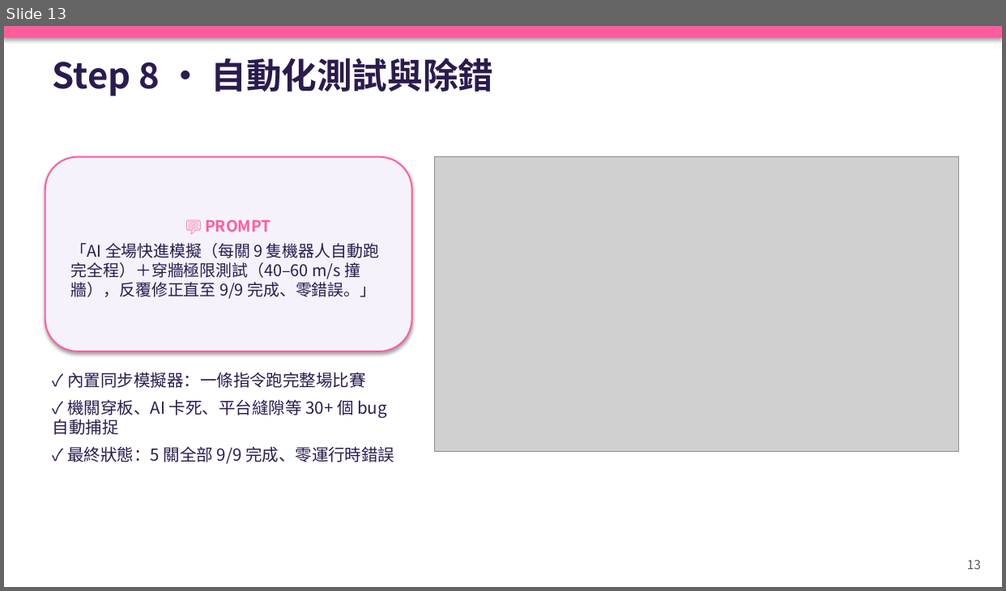
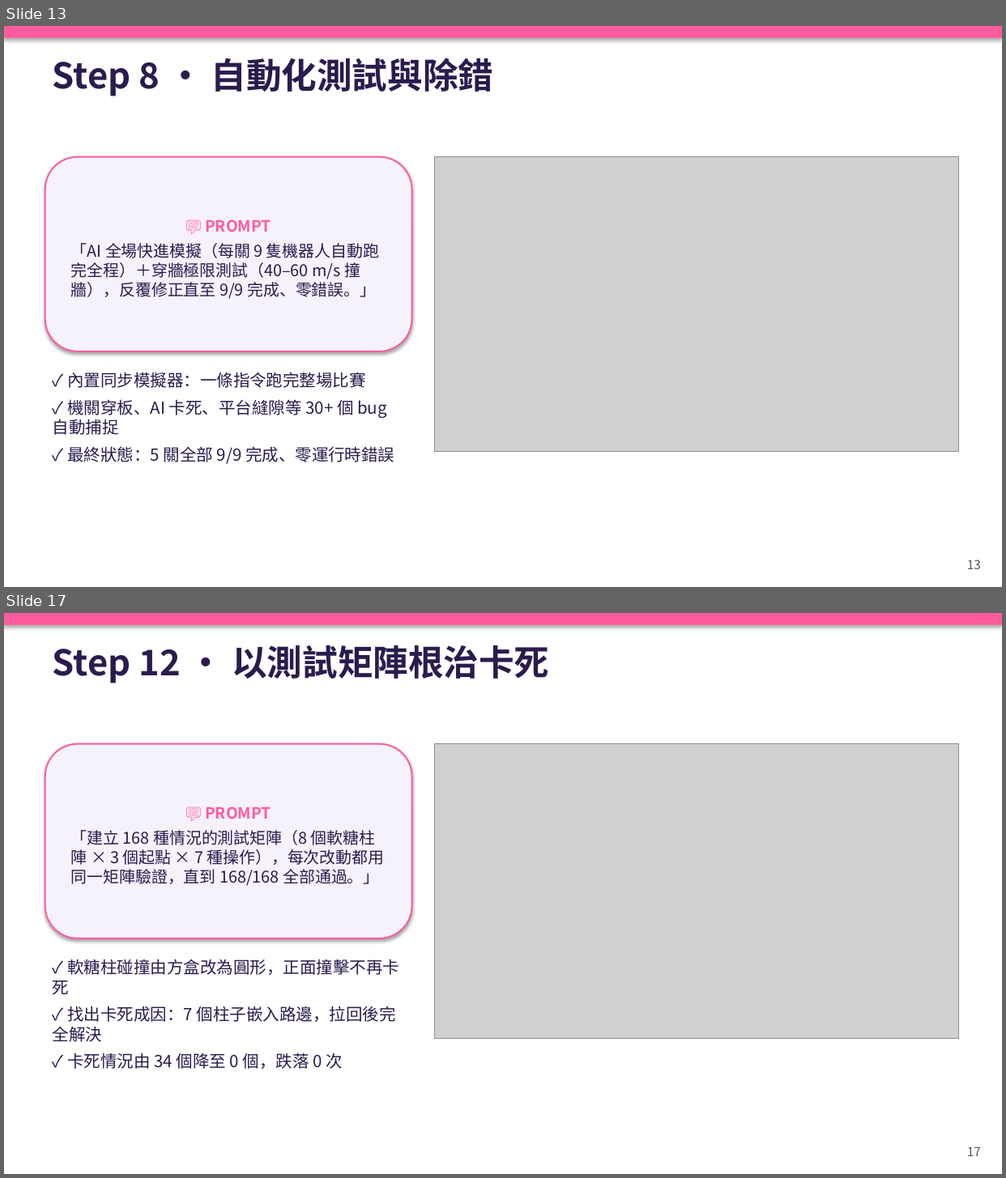
Before and after one commit to chengkaho98-svg/Mini3Dgame, a slide deck: 糖糖大亂鬥_AI開發Playbook.pptx. Shown one above the other, each under a label of ours: slide 13 before the commit, slides 13 and 17 after it; the slides between them are not shown. The pictures are 1006x591 and 1006x1178 pixels, drawn with LibreOffice and Linux fonts; fonts in the diff are those of the drawing; grey boxes stand for pictures. Boxes give left, top, right and bottom in pixels: in the first picture for what was removed or moved away, otherwise in the second. Text is boxed around its words. In the diff, an @@ line names an element or a change of style, - is before the commit and + after.

Commit message:
Fix edge-bumper wedge; cheaper split post FX; fairer win%; Playbook extended to 20 slides (ZH+EN)
Bumpers (E1)
- Root cause of the remaining 34 wedged cases: 7 bumpers stuck out past the
  road rail, so a player clamped on the rail touched the ball's outer face and
  the round push-out pinned them against the wall. Pulled them in so the ball
  edge sits ~0.3m inside the rail.
- Same 168-case matrix (8 clusters x 3 starts x 7 inputs): 134/168 -> 168/168,
  0 wedged, 0 falls. Average bumps through a cluster dropped (L1 c2: 9.5 -> 2.3).

Split-screen post FX (corrects an earlier claim)
- Measured properly with GPU sync: 4-view split with SSAO on every view was
  15.8ms, not the 60 FPS reported before. SSAO now runs only with up to 2
  views; 3-4 views keep bloom. 4-way split: 10.4ms (96 FPS on RTX 5070 Ti).

Win% (analytics.js)
- Softmax temperature now widens early and tightens late: mid-race nobody
  reads 0% (was 5 of 8 racers at 0% seconds after the start).
- Once someone has finished first, still-running racers can no longer show
  100% (only the winner keeps it).

Playbook: +5 steps (game feel, lighting/materials, outlines+split post FX,
test matrix, win% + local-LLM commentator), + analytics architecture diagram,
refreshed results. 14 -> 20 slides, ZH and EN. Visual gate 20/20 on both.
Step 9 and Step 12 reuse earlier screenshots.

Verified: bumper matrix 168/168; all 5 levels 9/9 bots; zero runtime errors.

```diff
--- a/糖糖大亂鬥_AI開發Playbook.pptx
+++ b/糖糖大亂鬥_AI開發Playbook.pptx
@@ slide 17 added at (4, 613, 1002, 1174), background #FFFFFF @@
@@ rectangle added at (4, 613, 1002, 625), fill #FF5C9D @@
@@ text added at (53, 645, 549, 683), 34 pt, text #2B1B4E, bold @@
+Step 12 · 以測試矩陣根治卡死
@@ rounded rectangle added at (45, 744, 412, 939), fill #F6F2FC, outline #FF5C9D 1.5 pt, 15.5 pt, text #2B1B4E @@
+💬 PROMPT
+「建立 168 種情況的測試矩陣（8 個軟糖柱陣 × 3 個起點 × 7 種操作），每次改動都用同一矩陣驗證，直到 168/168 全部通過。」
@@ picture added at (434, 744, 958, 1039) @@
@@ text added at (53, 959, 399, 1069), 16 pt, text #2B1B4E @@
+✓ 軟糖柱碰撞由方盒改為圓形，正面撞擊不再卡死
+✓ 找出卡死成因：7 個柱子嵌入路邊，拉回後完全解決
+✓ 卡死情況由 34 個降至 0 個，跌落 0 次
@@ text added at (967, 1147, 981, 1157), 12 pt, text #555566 @@
+17
```
Also in this commit, not shown: 2 slides changed, 5 other slides added, 25 other files.
